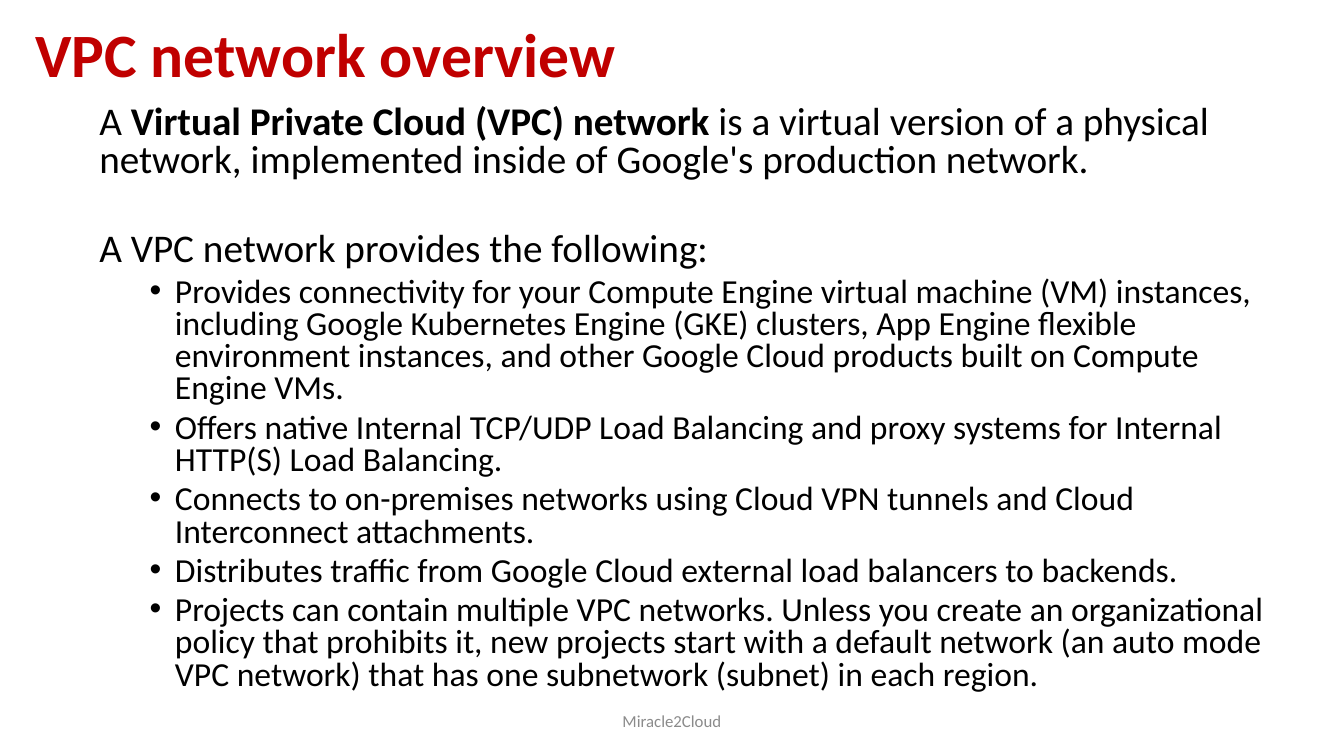
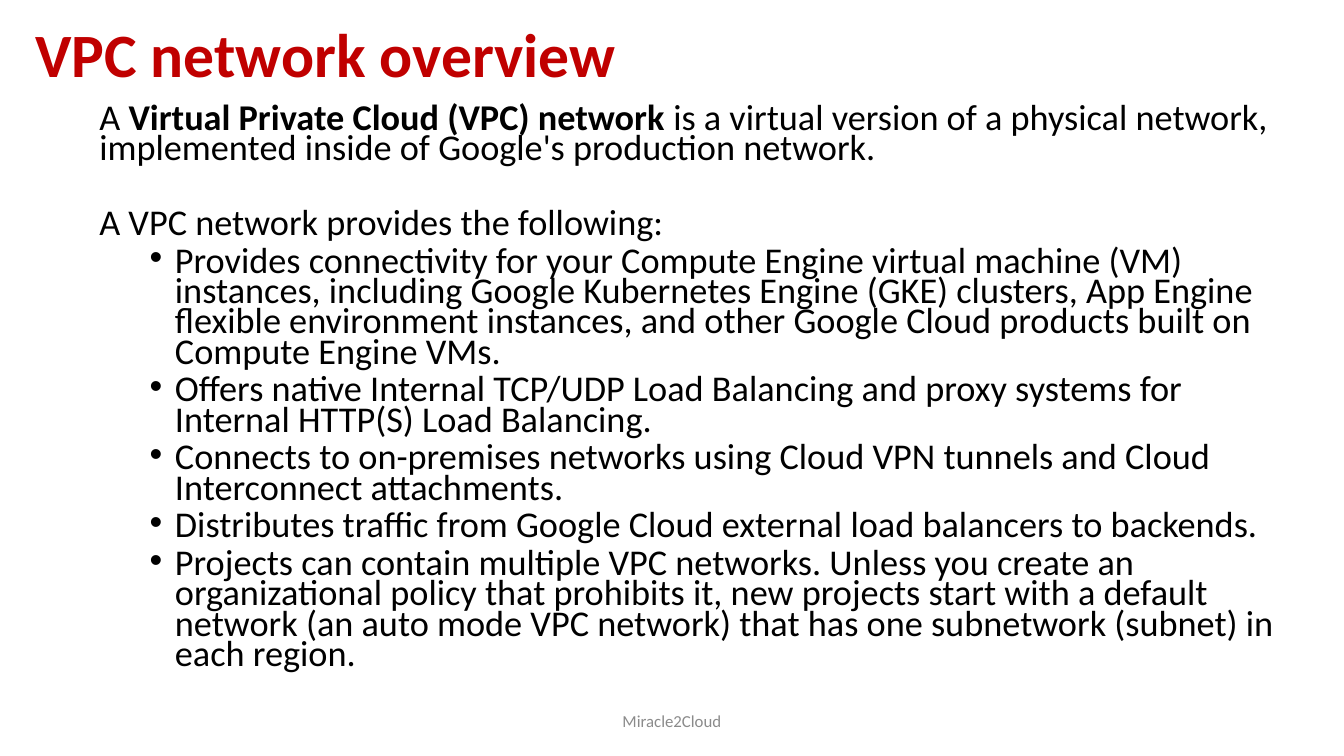
Before and after one commit to miracle2cloud/gcp, a slide deck: slide 26 of Google Cloud Platform.pptx. Drawn at 1344x756 pixels with LibreOffice and Linux fonts; fonts in the diff are those of the drawing. Boxes give left, top, right and bottom in pixels: in the first picture for what was removed or moved away, otherwise in the second. Text is boxed around its words. In the diff, an @@ line names an element or a change of style, - is before the commit and + after.

```diff
--- a/Google Cloud Platform.pptx
+++ b/Google Cloud Platform.pptx
@@ text "A Virtual Private Cloud (VPC) ..." at (99, 103, 1273, 673): size 28 to 25.9 pt in "A Virtual Private Cloud (VPC) network is ...", "A VPC network provides the following:"; size 24 to 25.9 pt in "Provides connectivity for your Compute Engine virtual ...", "Offers native Internal TCP/UDP Load Balancing and ...", "Connects to on-premises networks using Cloud VPN ...", "Distributes traffic from Google Cloud external load ..." and 1 more places; line spacing 0.8 to 0.7 @@
```
Also in this commit, not shown: 2 slides added, 1 other file.
